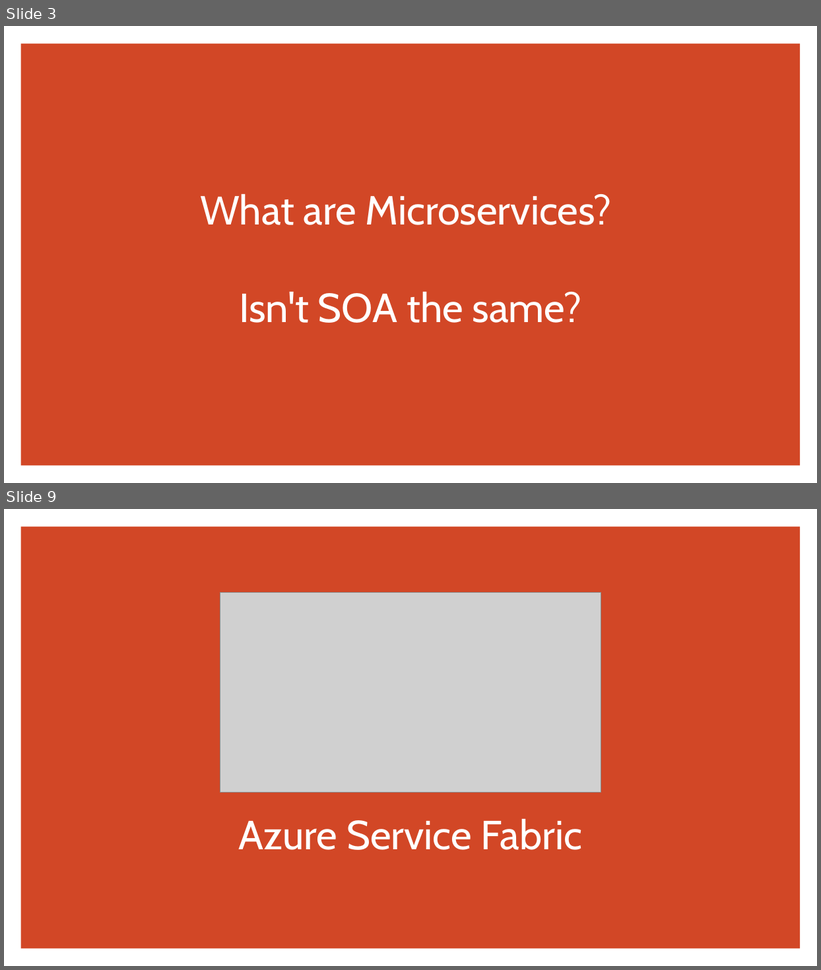
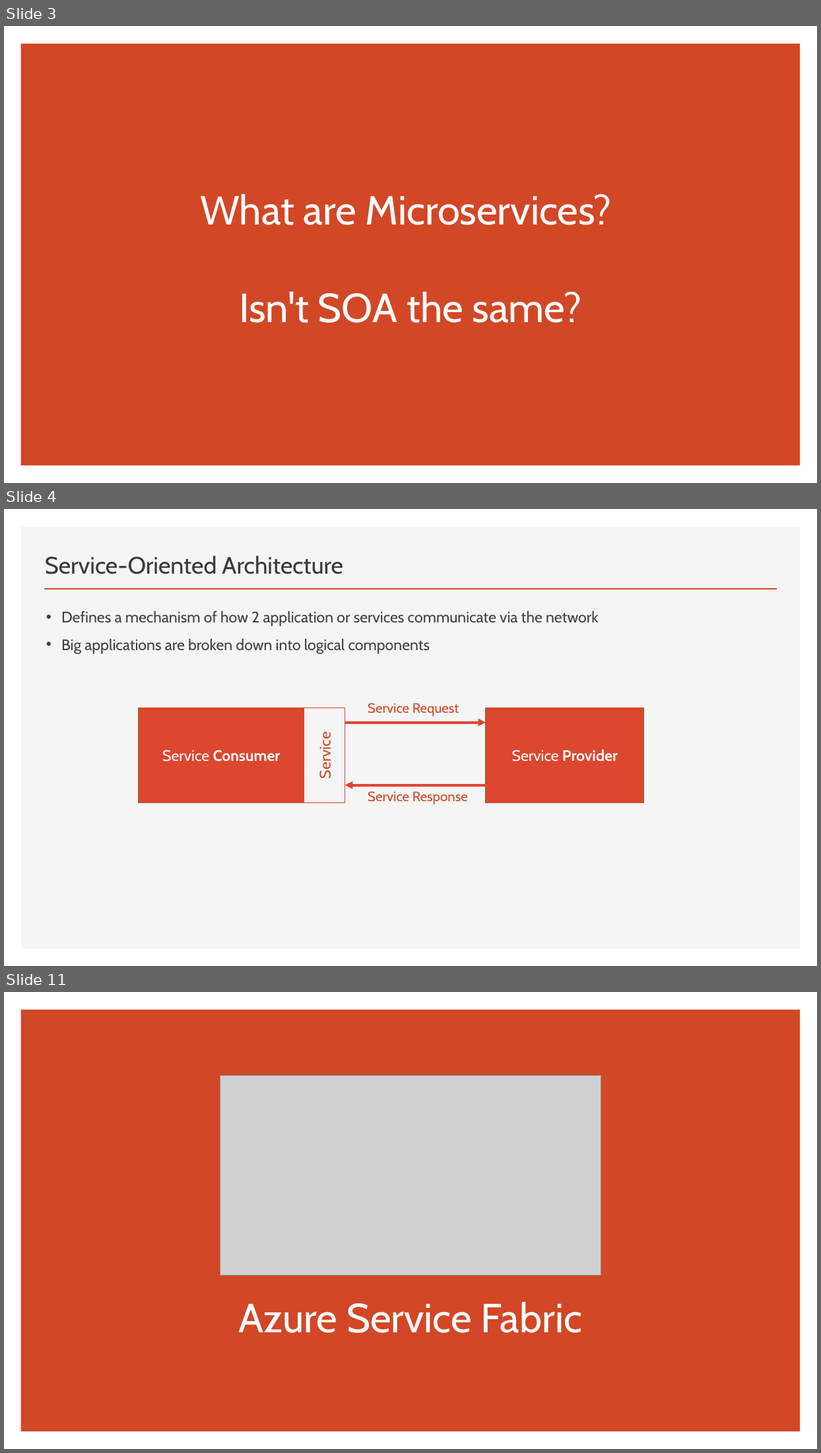
Before and after one commit to brianperera/EasyMaintain, a slide deck: Documents/MicroServices.pptx. Shown one above the other, each under a label of ours: slides 3 and 9 before the commit, slides 3, 4 and 11 after it; the slides between them are not shown. The pictures are 821x970 and 821x1453 pixels, drawn with LibreOffice and Linux fonts; fonts in the diff are those of the drawing; grey boxes stand for pictures. Boxes give left, top, right and bottom in pixels: in the first picture for what was removed or moved away, otherwise in the second. Text is boxed around its words. In the diff, an @@ line names an element or a change of style, - is before the commit and + after.

```diff
--- a/Documents/MicroServices.pptx
+++ b/Documents/MicroServices.pptx
@@ slide 4 added at (4, 509, 817, 966), background #FFFFFF @@
@@ rectangle added at (21, 527, 801, 949), fill #F5F5F5 @@
@@ title added at (45, 556, 343, 574), 28 pt, text #3B3838 @@
+Service-Oriented Architecture
@@ line added from (44, 589) to (777, 589), #D24726 2 pt @@
@@ text added at (61, 611, 599, 654), 18 pt, text #404040 @@
+• Defines a mechanism of how 2 application or services communicate via the network
+• Big applications are broken down into logical components
@@ text added at (368, 703, 459, 716), 16 pt, text #D24726 @@
+Service Request
@@ rectangle added at (139, 708, 304, 803), fill #DD462F, outline #AF5C24 1 pt, 18 pt, text #FFFFFF, bold @@
+Service Consumer
@@ rectangle added at (304, 708, 345, 803), outline #DD462F 1 pt, 18 pt, text #D24726 @@
+Service
@@ arrow added from (345, 722) to (486, 722), #DD462F 3 pt @@
@@ rectangle added at (486, 708, 644, 803), fill #DD462F, outline #AF5C24 1 pt, 18 pt, text #FFFFFF, bold @@
+Service Provider
@@ arrow added from (486, 786) to (345, 786), #DD462F 3 pt @@
@@ text added at (368, 791, 468, 805), 16 pt, text #D24726 @@
+Service Response
@@ what was slide 9 is now slide 11 @@
```
Also in this commit, not shown: 5 slides changed, 9 other slides added, 7 slides removed.
